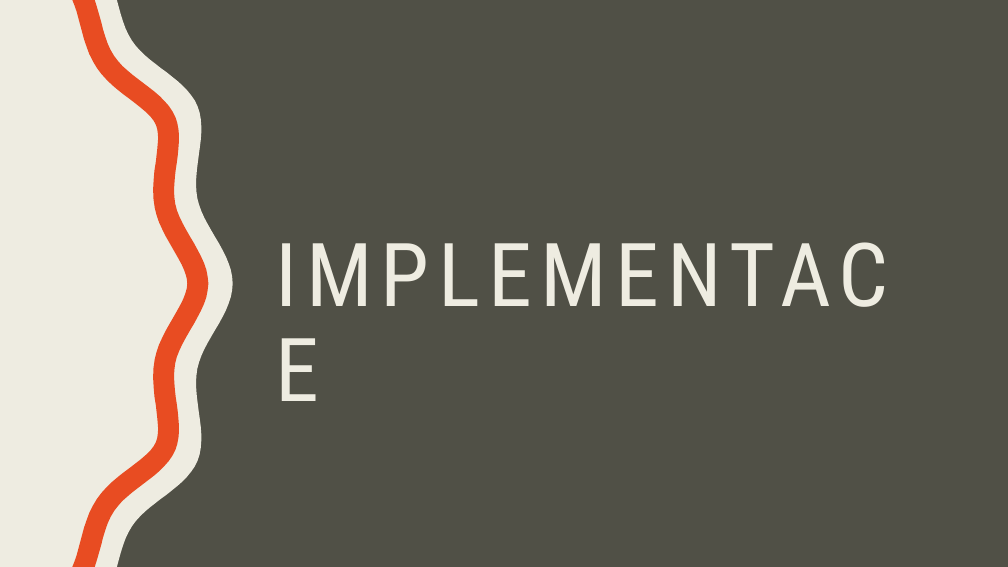
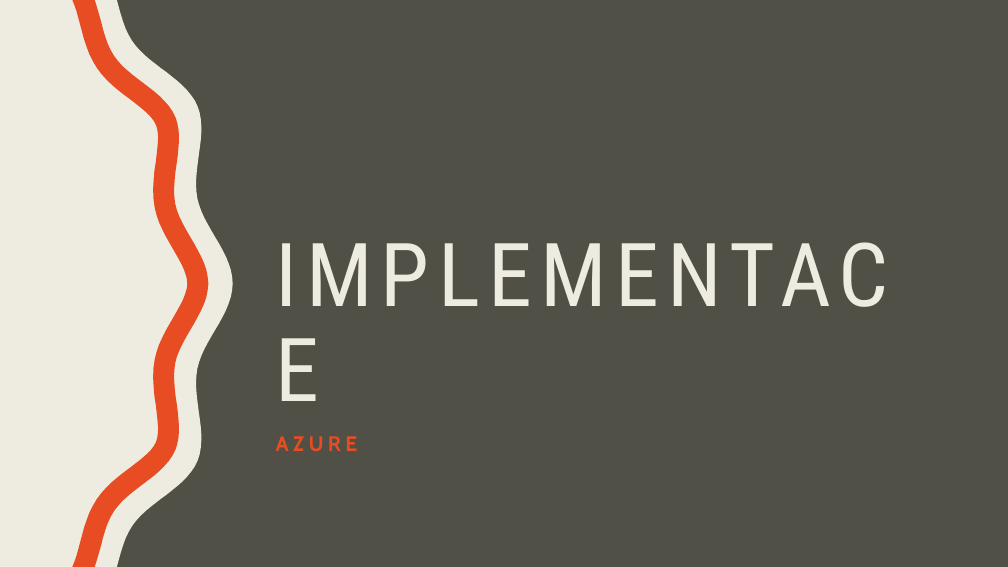
Before and after one commit to hruska07/Apollo13, a slide deck: slide 14 of docs/Apollo 13 - Logos Polytechnikos.pptx (slide 12 before the commit). Drawn at 1008x567 pixels with LibreOffice and Linux fonts; fonts in the diff are those of the drawing. Boxes give left, top, right and bottom in pixels: in the first picture for what was removed or moved away, otherwise in the second. Text is boxed around its words. In the diff, an @@ line names an element or a change of style, - is before the commit and + after.

```diff
--- a/docs/Apollo 13 - Logos Polytechnikos.pptx
+++ b/docs/Apollo 13 - Logos Polytechnikos.pptx
@@ text added at (x1=276, y1=436, x2=358, y2=451), 20 pt, text #E84C22, bold @@
+AZURE
```
Also in this commit, not shown: 1 other slide changed, 3 slides added.
